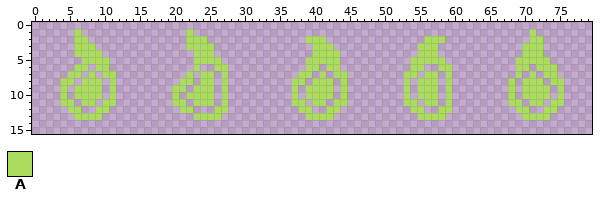
Two states of a sprite sheet, Project/Sprites/Bloomie.png. That is the earlier state.
The file is 80x16 pixels.
Palette (. is transparent): A #abdc5e
Pixels before, first column x 4:
 1 ..A...............A................................................A....
 2 ..AA..............AAA..............AAA..............AAA............AA...
 3 ..AAA.............AAAA..............AAA............AAA............AAA...
 4 ..AAAA.............AAA..............AAAA...........AAA............AAA...
 5 ...AAAA............AAAA............AAAAA..........AAAAA..........AAAAA..
 6 ..AA.AA............A..AA...........AA.AA..........AA..AA.........AA.AAA.
 7 .AA.A.AA..........A.AA.A..........AA.A.AA........AA.AA.A.........A.A.AA.
 8 AA.AAA.A.........AA.AA.A.........AA.AAA.A........A.AAA.A........A.AAA.AA
 9 A.AAAA.A........AA.AAA.A.........A.AAAA.A........A.AAA.A........A.AAAA.A
10 A.AAAA.A........A.AAAA.A.........A.AAAA.A........A.AAA.A........A.AAAA.A
11 AA.AA.AA........AA.AAA.A.........AA.AA.AA........AA.AA.A........AA.AA.AA
12 .AA..AA..........AA...AA..........AA..AA..........AA..AA.........AA..AA.
13 ..AAAA.............AAAA............AAAA............AAAA...........AAAA..
Now the later version:
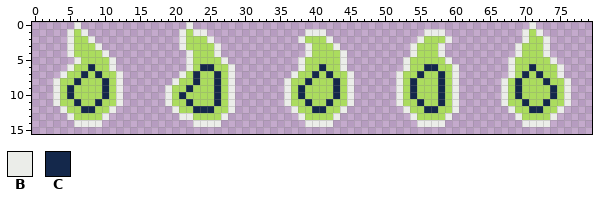
Colours new in this view: B #ebede9  C #14284b
Changes in this commit:
y 0: x 6 . -> B; x 22 . -> B; x 71 . -> B
y 1: x 5 . -> B; x 7 . -> B; x 21 . -> B; x 23..24 .. -> BB; x 39..41 ... -> BBB; x 56..58 ... -> BBB; x 70 . -> B; x 72 . -> B
y 2: x 5 . -> B; x 8 . -> B; x 21 . -> B; x 25 . -> B; x 38 . -> B; x 42 . -> B; x 55 . -> B; x 59 . -> B; x 70 . -> B; x 73 . -> B
y 3: x 5 . -> B; x 9 . -> B; x 21 . -> B; x 26 . -> B; x 39 . -> B; x 43 . -> B; x 54 . -> B; x 58 . -> B; x 69 . -> B; x 73 . -> B
y 4: x 5 . -> B; x 10 . -> B; x 22 . -> B; x 26 . -> B; x 39 . -> B; x 44 . -> B; x 54 . -> B; x 58 . -> B; x 69 . -> B; x 73 . -> B
y 5: x 6 . -> B; x 11 . -> B; x 22 . -> B; x 27 . -> B; x 38 . -> B; x 44 . -> B; x 53 . -> B; x 59 . -> B; x 68 . -> B; x 74 . -> B
y 6: x 5 . -> B; x 8 . -> C; x 11 . -> B; x 22 . -> B; x 24..25 .. -> CC; x 28 . -> B; x 38 . -> B; x 41 . -> C; x 44 . -> B; x 53 . -> B; x 56..57 .. -> CC; x 60 . -> B; x 68 . -> B; x 71 . -> C; x 75 . -> B
y 7: x 4 . -> B; x 7 . -> C; x 9 . -> C; x 12 . -> B; x 21 . -> B; x 23 . -> C; x 26 . -> C; x 28 . -> B; x 37 . -> B; x 40 . -> C; x 42 . -> C; x 45 . -> B; x 52 . -> B; x 55 . -> C; x 58 . -> C; x 60 . -> B; x 68 . -> B; x 70 . -> C; x 72 . -> C; x 75 . -> B
y 8: x 3 . -> B; x 6 . -> C; x 10 . -> C; x 12 . -> B; x 20 . -> B; x 23 . -> C; x 26 . -> C; x 28 . -> B; x 36 . -> B; x 39 . -> C; x 43 . -> C; x 45 . -> B; x 52 . -> B; x 54 . -> C; x 58 . -> C; x 60 . -> B; x 67 . -> B; x 69 . -> C; x 73 . -> C; x 76 . -> B
y 9: x 3 . -> B; x 5 . -> C; x 10 . -> C; x 12 . -> B; x 19 . -> B; x 22 . -> C; x 26 . -> C; x 28 . -> B; x 36 . -> B; x 38 . -> C; x 43 . -> C; x 45 . -> B; x 52 . -> B; x 54 . -> C; x 58 . -> C; x 60 . -> B; x 67 . -> B; x 69 . -> C; x 74 . -> C; x 76 . -> B
y 10: x 3 . -> B; x 5 . -> C; x 10 . -> C; x 12 . -> B; x 19 . -> B; x 21 . -> C; x 26 . -> C; x 28 . -> B; x 36 . -> B; x 38 . -> C; x 43 . -> C; x 45 . -> B; x 52 . -> B; x 54 . -> C; x 58 . -> C; x 60 . -> B; x 67 . -> B; x 69 . -> C; x 74 . -> C; x 76 . -> B
y 11: x 3 . -> B; x 6 . -> C; x 9 . -> C; x 12 . -> B; x 19 . -> B; x 22 . -> C; x 26 . -> C; x 28 . -> B; x 36 . -> B; x 39 . -> C; x 42 . -> C; x 45 . -> B; x 52 . -> B; x 55 . -> C; x 58 . -> C; x 60 . -> B; x 67 . -> B; x 70 . -> C; x 73 . -> C; x 76 . -> B
y 12: x 4 . -> B; x 7..8 .. -> CC; x 11 . -> B; x 20 . -> B; x 23..25 ... -> CCC; x 28 . -> B; x 37 . -> B; x 40..41 .. -> CC; x 44 . -> B; x 53 . -> B; x 56..57 .. -> CC; x 60 . -> B; x 68 . -> B; x 71..72 .. -> CC; x 75 . -> B
y 13: x 5 . -> B; x 10 . -> B; x 21..22 .. -> BB; x 27 . -> B; x 38 . -> B; x 43 . -> B; x 54 . -> B; x 59 . -> B; x 69 . -> B; x 74 . -> B
y 14: x 6..9 .... -> BBBB; x 23..26 .... -> BBBB; x 39..42 .... -> BBBB; x 55..58 .... -> BBBB; x 70..73 .... -> BBBB
Where, in picture pixels (left, top, right, bottom), the same in both pictures:
added: (53, 22, 123, 127)
added: (165, 22, 235, 127)
added: (501, 22, 571, 127)
added: (284, 29, 354, 127)
added: (396, 29, 459, 127)
